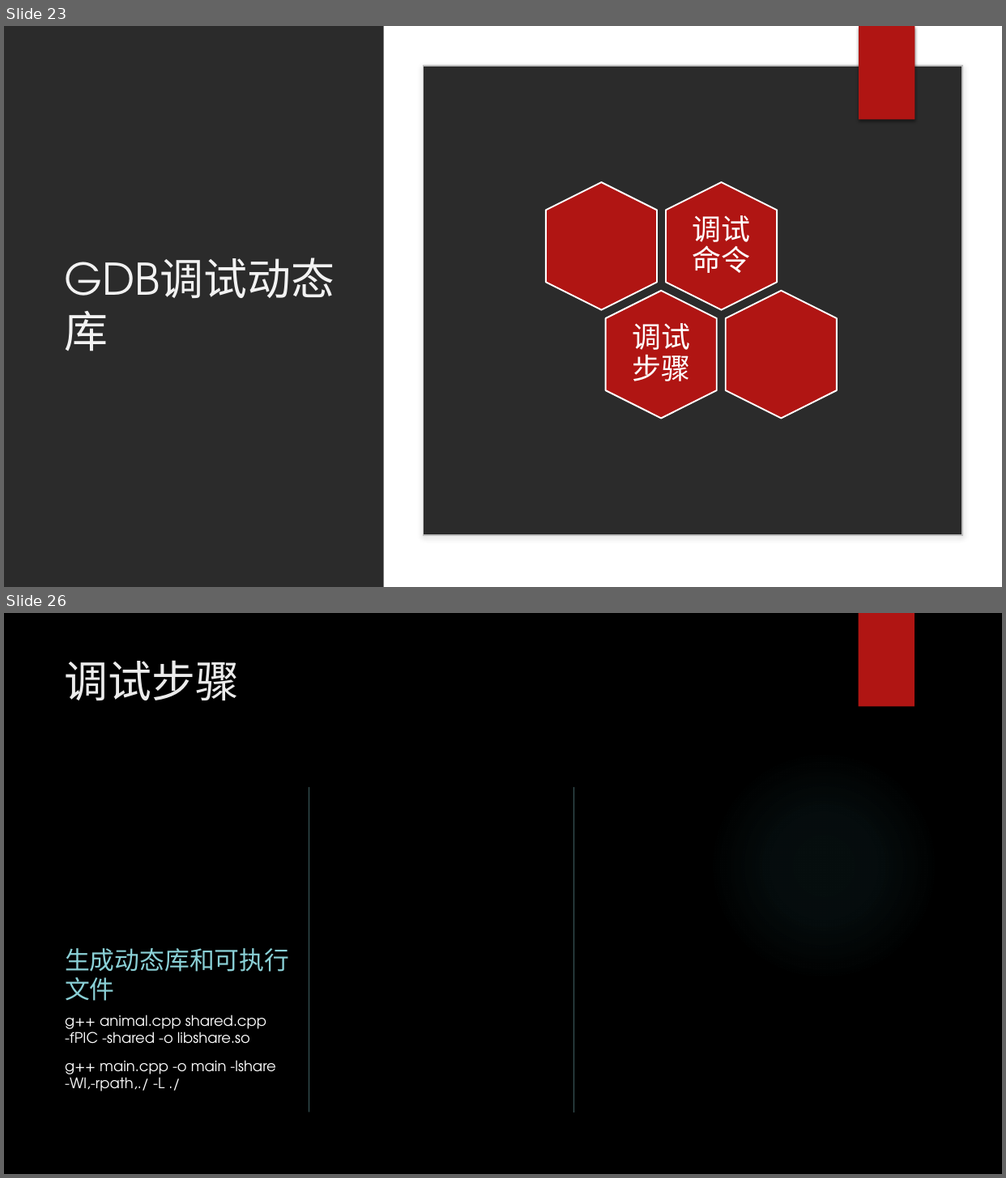
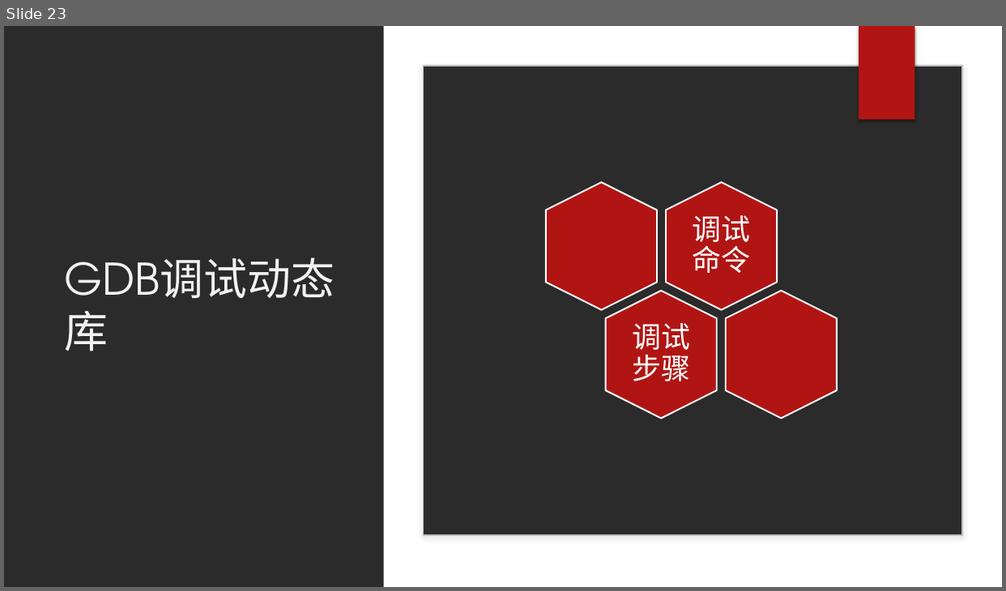
Before and after one commit to wangqinghe95/Program-Debug, a slide deck: ProgramDebug.pptx. Shown one above the other, each under a label of ours: slides 23 and 26 before the commit, slide 23 after it; the slides between them are not shown. The pictures are 1006x1178 and 1006x591 pixels, drawn with LibreOffice and Linux fonts; fonts in the diff are those of the drawing; background and template pictures are left out; a plain dark background stands for a picture behind light text. Boxes give left, top, right and bottom in pixels: in the first picture for what was removed or moved away, otherwise in the second. Text is boxed around its words. In the diff, an @@ line names an element or a change of style, - is before the commit and + after.

```diff
--- a/ProgramDebug.pptx
+++ b/ProgramDebug.pptx
@@ slide 26 removed at (4, 613, 1002, 1174), background picture (left out); not listed: 1 template element that a slide beside it also shows @@
@@ title removed at (65, 660, 240, 700) @@
-调试步骤
@@ ellipse removed at (709, 750, 939, 981) @@
@@ line removed from (309, 787) to (309, 1112) @@
@@ line removed from (573, 787) to (573, 1112) @@
@@ text removed at (65, 948, 289, 1001) @@
-生成动态库和可执行文件
@@ text removed at (65, 1015, 275, 1092) @@
-g++ animal.cpp shared.cpp -fPIC -shared -o libshare.so
-g++ main.cpp -o main -lshare -Wl,-rpath,./ -L ./
```
Also in this commit, not shown: 2 slides changed, 9 slides added, 12 other files.
